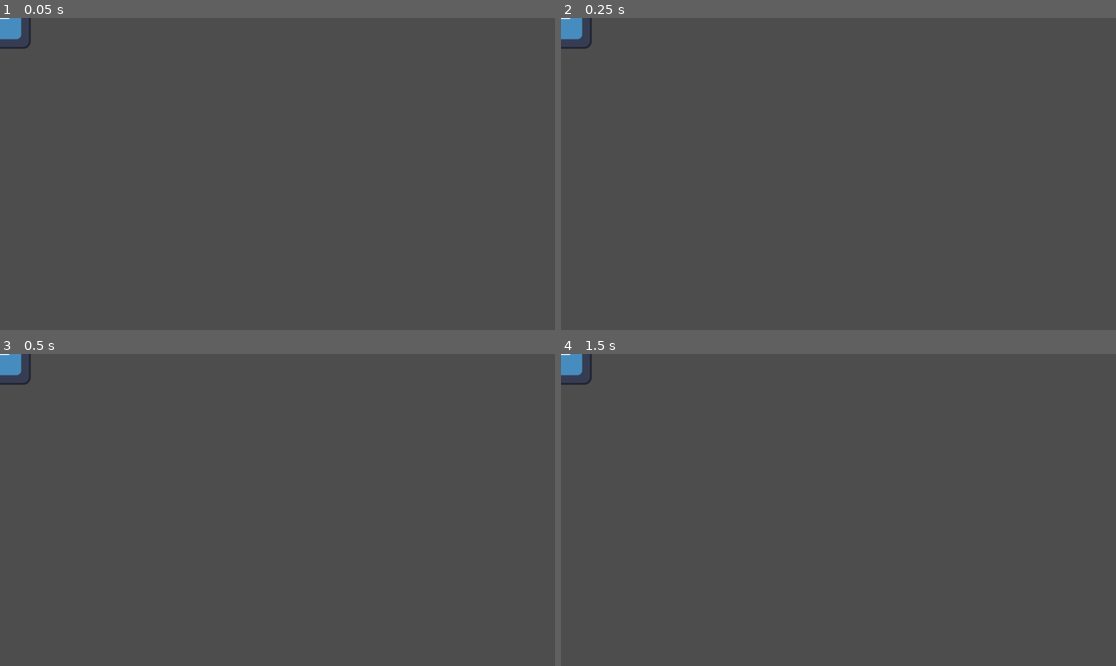
Above: before the commit, frames 1-4 (two rows, left to right).
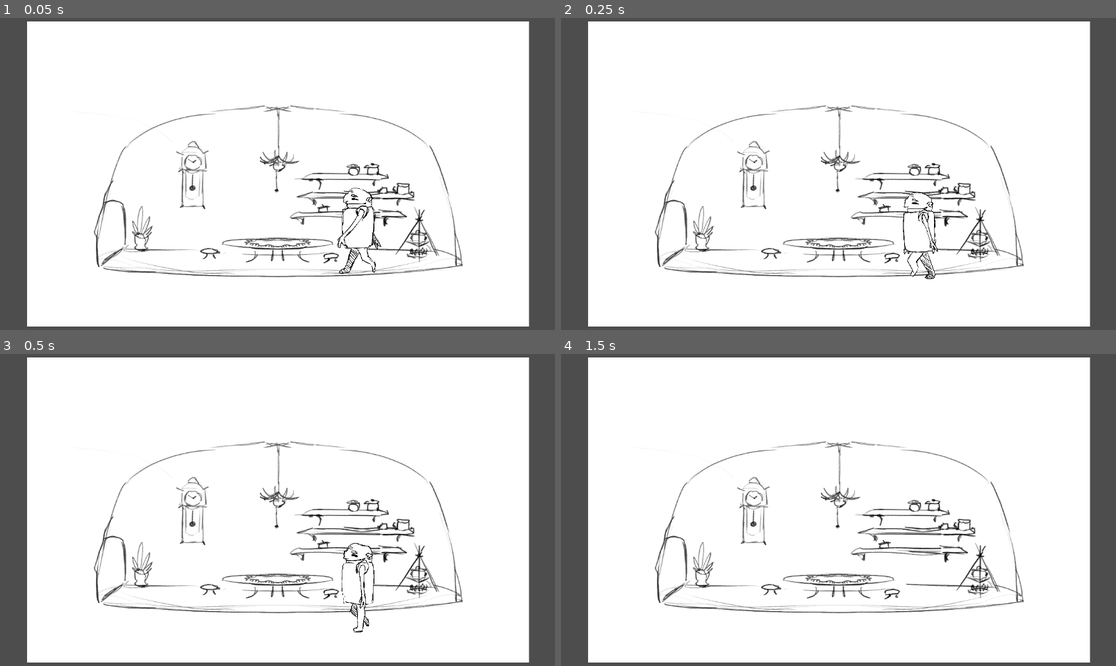
Above: after the commit, the same moments.

Repository: Rudolf-s-gang/projekt-1
Game: Godot game, scene res://scenes/game.tscn
Same seed, same stepped clock (60 frames per second), same inputs: the game is played once before the commit and once after it. Before the commit the project has no main scene; this scene is started directly in both runs. The engine's default icon, where the game draws it, is replaced by a stand-in: a white triangle on a blue panel in a dark square.
Inputs:
- Up to frame 1 (0.05 s): no input
- Up to frame 2 (0.25 s): no input
- Up to frame 3 (0.5 s): no input
- Up to frame 4 (1.5 s): no input

The runs differ from the first frame. In frame 1, 88% of the frame differs, in the area x 0-96%, y 0-99%; in frame 2, 88%; in frame 3, 88%; in frame 4, 88%.

Commit message:
feat: add room background and animated player movement

Diff:
--- a/project.godot
+++ b/project.godot
@@ -11,5 +11,6 @@
 [application]
 
 config/name="projekt 1"
+run/main_scene="uid://cl2ga2sdnev7x"
 config/features=PackedStringArray("4.4", "Forward Plus")
 config/icon="res://icon.svg"
--- a/scenes/game.tscn
+++ b/scenes/game.tscn
@@ -1,7 +1,21 @@
-[gd_scene load_steps=2 format=3 uid="uid://cl2ga2sdnev7x"]
+[gd_scene load_steps=3 format=3 uid="uid://cl2ga2sdnev7x"]
 
 [ext_resource type="PackedScene" uid="uid://dd1o35fke0rvh" path="res://scenes/player.tscn" id="1_uwrxv"]
+[ext_resource type="Texture2D" uid="uid://bqg4ts104n0xu" path="res://assets/sprites/mistnost.jpg" id="2_yqjtg"]
 
 [node name="Game" type="Node2D"]
 
 [node name="Player" parent="." instance=ExtResource("1_uwrxv")]
+top_level = true
+position = Vector2(414, 276)
+scale = Vector2(0.32, 0.319999)
+
+[node name="pozadí" type="Sprite2D" parent="."]
+position = Vector2(0, -4.76837e-07)
+scale = Vector2(1.33496, 1.15142)
+texture = ExtResource("2_yqjtg")
+
+[node name="Camera2D" type="Camera2D" parent="."]
+position = Vector2(-2, 0)
+scale = Vector2(8.04, 1)
+zoom = Vector2(0.4, 0.4)
--- a/scenes/player.tscn
+++ b/scenes/player.tscn
@@ -1,14 +1,101 @@
-[gd_scene load_steps=3 format=3 uid="uid://dd1o35fke0rvh"]
+[gd_scene load_steps=16 format=3 uid="uid://dd1o35fke0rvh"]
 
-[ext_resource type="Texture2D" uid="uid://chaksm2tbplfo" path="res://icon.svg" id="1_3vyb7"]
+[ext_resource type="Texture2D" uid="uid://dq2ivstq2l05o" path="res://assets/sprites/walk_frame0.png" id="1_tuyoq"]
+[ext_resource type="Texture2D" uid="uid://doerpv66r4rur" path="res://assets/sprites/walk_frame1.png" id="2_fjrip"]
+[ext_resource type="Texture2D" uid="uid://401dr3nodq80" path="res://assets/sprites/walk_frame2.png" id="3_smehm"]
+[ext_resource type="Texture2D" uid="uid://duovsim5epbij" path="res://assets/sprites/walk_frame3.png" id="4_ur7pv"]
+[ext_resource type="Texture2D" uid="uid://box0mhx0un346" path="res://assets/sprites/walk_frame4.png" id="5_y4r1p"]
+[ext_resource type="Texture2D" uid="uid://bj2udrfw2bapm" path="res://assets/sprites/walk_frame5.png" id="6_d2wvv"]
+
+[sub_resource type="GDScript" id="GDScript_3vyb7"]
+script/source = "extends CharacterBody2D
+
+
+const SPEED = 300.0
+const JUMP_VELOCITY = -400.0
+
+
+func _physics_process(delta: float) -> void:
+	# Add the gravity.
+	if not is_on_floor():
+		velocity += get_gravity() * delta
+
+	# Handle jump.
+	if Input.is_action_just_pressed(\"ui_accept\") and is_on_floor():
+		velocity.y = JUMP_VELOCITY
+
+	# Get the input direction and handle the movement/deceleration.
+	# As good practice, you should replace UI actions with custom gameplay actions.
+	var direction := Input.get_axis(\"ui_left\", \"ui_right\")
+	if direction:
+		velocity.x = direction * SPEED
+	else:
+		velocity.x = move_toward(velocity.x, 0, SPEED)
+
+	move_and_slide()
+"
 
 [sub_resource type="RectangleShape2D" id="RectangleShape2D_g2els"]
-size = Vector2(118, 118)
+size = Vector2(206, 519)
+
+[sub_resource type="AtlasTexture" id="AtlasTexture_3v2ag"]
+atlas = ExtResource("1_tuyoq")
+region = Rect2(0, 0, 2000, 2000)
+
+[sub_resource type="AtlasTexture" id="AtlasTexture_jej6c"]
+atlas = ExtResource("2_fjrip")
+region = Rect2(0, 0, 2000, 2000)
+
+[sub_resource type="AtlasTexture" id="AtlasTexture_f1ej7"]
+atlas = ExtResource("3_smehm")
+region = Rect2(0, 0, 2000, 2000)
+
+[sub_resource type="AtlasTexture" id="AtlasTexture_oprun"]
+atlas = ExtResource("4_ur7pv")
+region = Rect2(0, 0, 2000, 2000)
+
+[sub_resource type="AtlasTexture" id="AtlasTexture_a8ls1"]
+atlas = ExtResource("5_y4r1p")
+region = Rect2(0, 0, 2000, 2000)
+
+[sub_resource type="AtlasTexture" id="AtlasTexture_qfm1y"]
+atlas = ExtResource("6_d2wvv")
+region = Rect2(0, 0, 2000, 2000)
+
+[sub_resource type="SpriteFrames" id="SpriteFrames_fulsm"]
+animations = [{
+"frames": [{
+"duration": 1.0,
+"texture": SubResource("AtlasTexture_3v2ag")
+}, {
+"duration": 1.0,
+"texture": SubResource("AtlasTexture_jej6c")
+}, {
+"duration": 1.0,
+"texture": SubResource("AtlasTexture_f1ej7")
+}, {
+"duration": 1.0,
+"texture": SubResource("AtlasTexture_oprun")
+}, {
+"duration": 1.0,
+"texture": SubResource("AtlasTexture_a8ls1")
+}, {
+"duration": 1.0,
+"texture": SubResource("AtlasTexture_qfm1y")
+}],
+"loop": true,
+"name": &"default",
+"speed": 8.0
+}]
 
 [node name="Player" type="CharacterBody2D"]
-
-[node name="Sprite2D" type="Sprite2D" parent="."]
-texture = ExtResource("1_3vyb7")
+script = SubResource("GDScript_3vyb7")
 
 [node name="CollisionShape2D" type="CollisionShape2D" parent="."]
+position = Vector2(0, 0.5)
 shape = SubResource("RectangleShape2D_g2els")
+
+[node name="AnimatedSprite2D" type="AnimatedSprite2D" parent="."]
+sprite_frames = SubResource("SpriteFrames_fulsm")
+autoplay = "default"
+frame_progress = 0.220858
--- /dev/null
+++ b/scenes/sprite_2d.gd
@@ -0,0 +1,11 @@
+extends Sprite2D
+
+
+# Called when the node enters the scene tree for the first time.
+func _ready() -> void:
+	pass # Replace with function body.
+
+
+# Called every frame. 'delta' is the elapsed time since the previous frame.
+func _process(delta: float) -> void:
+	pass
Binary file added: assets/sprites/mistnost.jpg
Not shown, added: assets/sprites/mistnost.jpg.import
Binary file added: assets/sprites/tvori_koncept3.jpg
Not shown, added: assets/sprites/tvori_koncept3.jpg.import
Binary file added: assets/sprites/walk_frame0.png
Not shown, added: assets/sprites/walk_frame0.png.import
Binary file added: assets/sprites/walk_frame1.png
Not shown, added: assets/sprites/walk_frame1.png.import
Binary file added: assets/sprites/walk_frame2.png
Not shown, added: assets/sprites/walk_frame2.png.import
Binary file added: assets/sprites/walk_frame3.png
Not shown, added: assets/sprites/walk_frame3.png.import
(and 5 more such lines)
